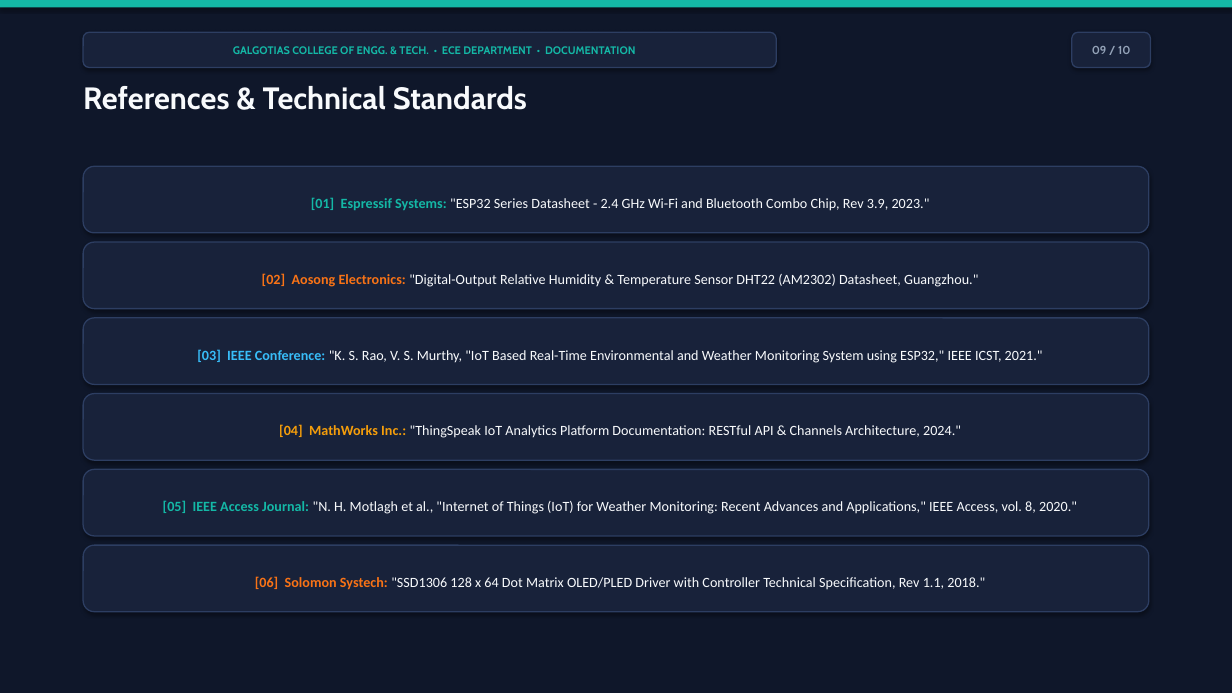
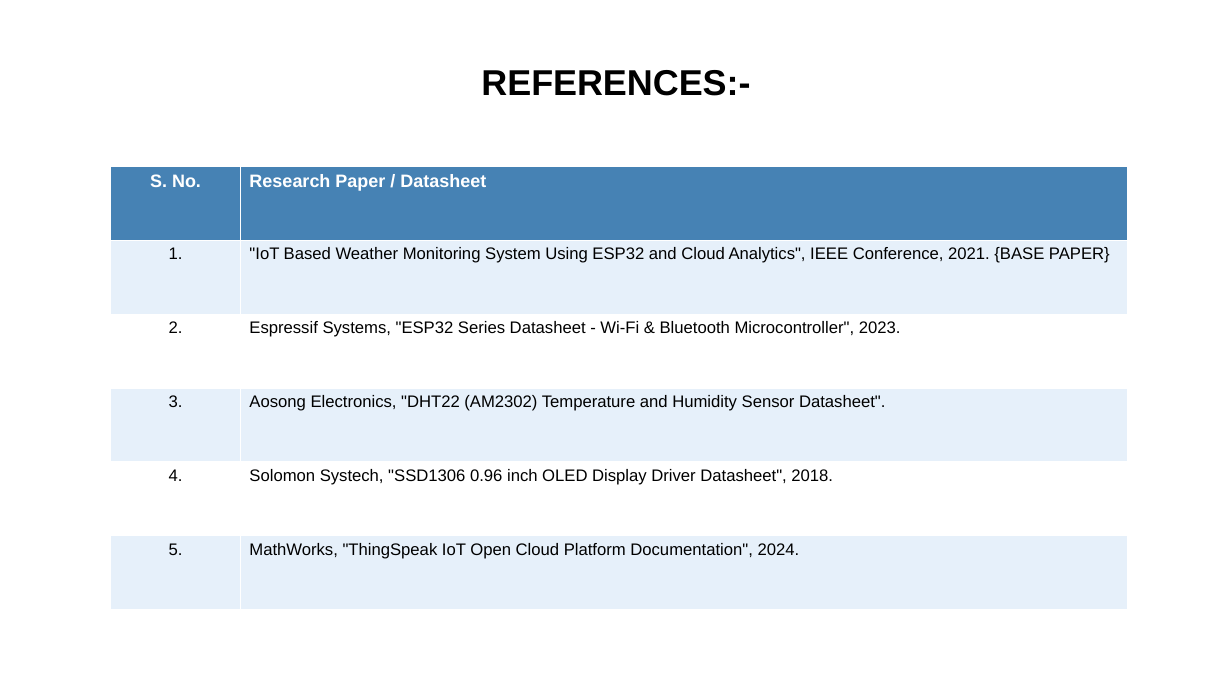
Before and after one commit to prasoon9999/smart-weather-station, a slide deck: slide 9 of Smart_Weather_Station_Presentation.pptx. Drawn at 1232x693 pixels with LibreOffice and Linux fonts; fonts in the diff are those of the drawing. Boxes give left, top, right and bottom in pixels: in the first picture for what was removed or moved away, otherwise in the second. Text is boxed around its words. In the diff, an @@ line names an element or a change of style, - is before the commit and + after.

Commit message:
docs: match exact college presentation format with simple words

```diff
--- a/Smart_Weather_Station_Presentation.pptx
+++ b/Smart_Weather_Station_Presentation.pptx
@@ rectangle removed at (x1=0, y1=0, x2=1232, y2=693) @@
@@ rectangle removed at (x1=0, y1=0, x2=1232, y2=7) @@
@@ rounded rectangle removed at (x1=83, y1=32, x2=776, y2=67) @@
-GALGOTIAS COLLEGE OF ENGG. & TECH. • ECE DEPARTMENT • DOCUMENTATION
@@ rounded rectangle removed at (x1=1072, y1=32, x2=1151, y2=67) @@
-09 / 10
@@ text at (x1=481, y1=70, x2=750, y2=96): text changed; size 24 to 28 pt; font Cabin to Arial; text colour #F8FAFC to #000000 @@
-References & Technical Standards
+REFERENCES:-
@@ rounded rectangle removed at (x1=83, y1=166, x2=1149, y2=233) @@
-[01] Espressif Systems: "ESP32 Series Datasheet - 2.4 GHz Wi-Fi and Bluetooth Combo Chip, Rev 3.9, 2023."
@@ table added at (x1=111, y1=166, x2=1128, y2=610), 6 rows, 2 columns @@
+S. No. | Research Paper / Datasheet
+1. | "IoT Based Weather Monitoring System Using ESP32 and Cloud Analytics", IEEE Conference, 2021. {BASE PAPER}
+2. | Espressif Systems, "ESP32 Series Datasheet - Wi-Fi & Bluetooth Microcontroller", 2023.
+3. | Aosong Electronics, "DHT22 (AM2302) Temperature and Humidity Sensor Datasheet".
+4. | Solomon Systech, "SSD1306 0.96 inch OLED Display Driver Datasheet", 2018.
+5. | MathWorks, "ThingSpeak IoT Open Cloud Platform Documentation", 2024.
@@ rounded rectangle removed at (x1=83, y1=242, x2=1149, y2=309) @@
-[02] Aosong Electronics: "Digital-Output Relative Humidity & Temperature Sensor DHT22 (AM2302) Datasheet, Guangzhou."
@@ rounded rectangle removed at (x1=83, y1=318, x2=1149, y2=384) @@
-[03] IEEE Conference: "K. S. Rao, V. S. Murthy, "IoT Based Real-Time Environmental and Weather Monitoring System using ESP32," IEEE ICST, 2021."
@@ rounded rectangle removed at (x1=83, y1=394, x2=1149, y2=460) @@
-[04] MathWorks Inc.: "ThingSpeak IoT Analytics Platform Documentation: RESTful API & Channels Architecture, 2024."
@@ rounded rectangle removed at (x1=83, y1=470, x2=1149, y2=536) @@
-[05] IEEE Access Journal: "N. H. Motlagh et al., "Internet of Things (IoT) for Weather Monitoring: Recent Advances and Applications," IEEE Access, vol. 8, 2020."
@@ rounded rectangle removed at (x1=83, y1=545, x2=1149, y2=612) @@
-[06] Solomon Systech: "SSD1306 128 x 64 Dot Matrix OLED/PLED Driver with Controller Technical Specification, Rev 1.1, 2018."
```
Also in this commit, not shown: 1 other slide changed, 8 slides added, 8 slides removed, 2 other files.
